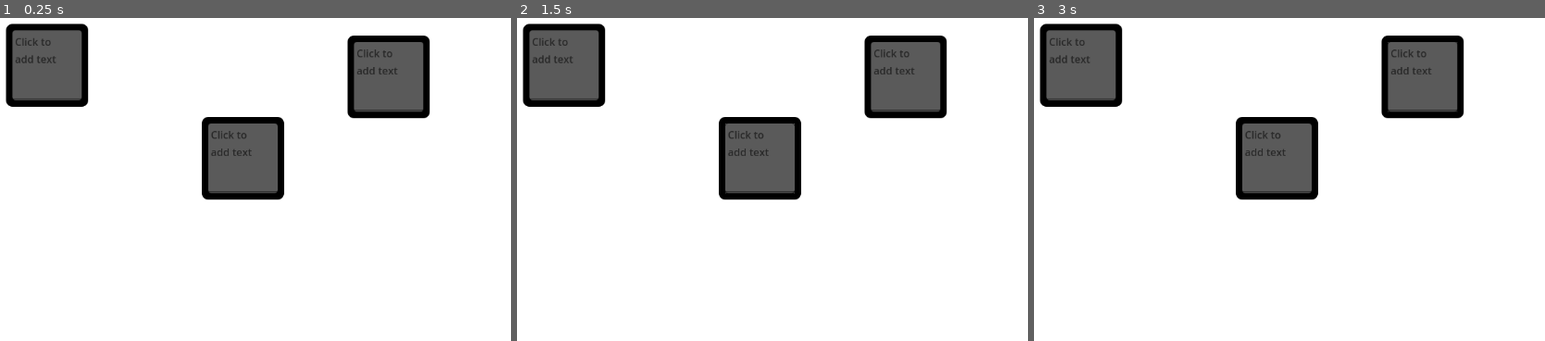
Above: before the commit, frames 1-3 (left to right).
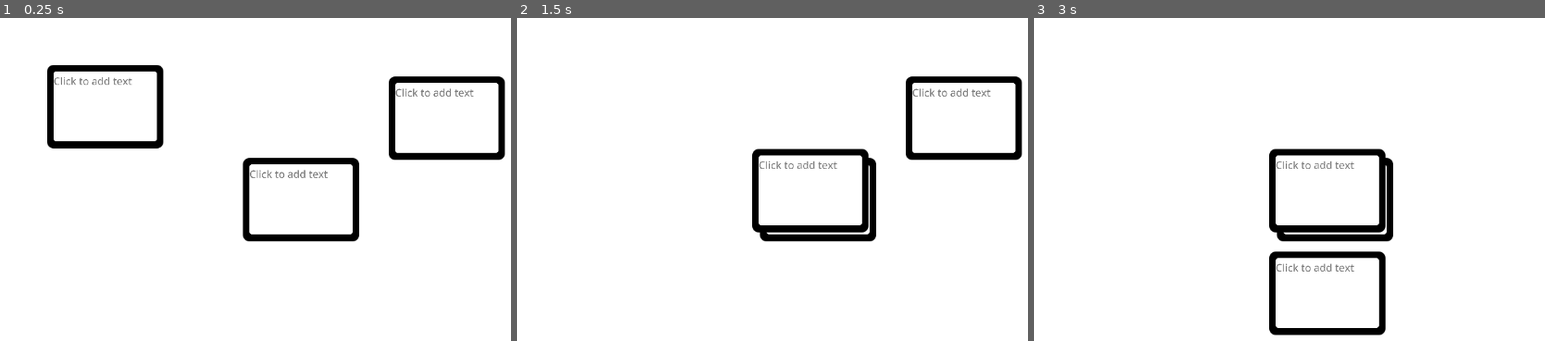
Above: after the commit, the same moments.

Repository: Shuflduf/Flow-Chart
Game: Godot game, scene res://scenes/main.tscn
Same seed, same stepped clock (60 frames per second), same inputs: the game is played once before the commit and once after it.
Inputs (mouse positions are in pixels of both pictures, inside the frame that each line leads up to):
- Up to frame 1 (0.25 s): no input
- Up to frame 2 (1.5 s): tap Enter at 0.5 s; move the mouse to (562, 66) at 0.52 s; press the mouse at (562, 66) at 0.53 s; tap Space at 1.25 s; move the mouse to (762, 156) at 1.27 s; release the mouse at (762, 156) at 1.28 s; click (762, 156) at 1.35 s
- Up to frame 3 (3 s): tap Enter at 2 s; move the mouse to (1422, 76) at 2.02 s; press the mouse at (1422, 76) at 2.03 s; tap Space at 2.75 s; move the mouse to (1274, 253) at 2.77 s; release the mouse at (1274, 253) at 2.78 s; click (1274, 253) at 2.85 s

The runs differ from the first frame. In frame 1, 16% of the frame differs, in the area x 1-99%, y 1-70%; in frame 2, 16%; in frame 3, 16%.

Commit message:
resizable nodes
not in the gui tho

Diff:
--- a/resources/default_settings.tres
+++ b/resources/default_settings.tres
@@ -7,3 +7,4 @@
 grid = true
 mouse_margin = 10.0
 grid_resolution = 32
+double_click_time = 0.3
--- /dev/null
+++ b/resources/textedit.tres
@@ -0,0 +1,8 @@
+[gd_resource type="StyleBoxFlat" format=3 uid="uid://dyrgf00qmr58x"]
+
+[resource]
+bg_color = Color(1, 1, 1, 1)
+corner_radius_top_left = 5
+corner_radius_top_right = 5
+corner_radius_bottom_right = 5
+corner_radius_bottom_left = 5
--- a/scenes/main.tscn
+++ b/scenes/main.tscn
@@ -2,20 +2,38 @@
 
 [ext_resource type="Script" path="res://scripts/main.gd" id="1_pes5c"]
 [ext_resource type="PackedScene" uid="uid://bt8ik1p2capsh" path="res://scenes/node.tscn" id="1_rjsrk"]
-[ext_resource type="PackedScene" uid="uid://dfvfi1ed2ufrb" path="res://scenes/backround.tscn" id="3_j0eno"]
 
-[node name="Node2D" type="Node2D"]
+[sub_resource type="StyleBoxFlat" id="StyleBoxFlat_l7x4y"]
+bg_color = Color(1, 1, 1, 1)
+
+[node name="Panel" type="Panel"]
+z_index = -4096
+anchors_preset = 15
+anchor_right = 1.0
+anchor_bottom = 1.0
+grow_horizontal = 2
+grow_vertical = 2
+mouse_filter = 2
+theme_override_styles/panel = SubResource("StyleBoxFlat_l7x4y")
 script = ExtResource("1_pes5c")
 
 [node name="Node" parent="." instance=ExtResource("1_rjsrk")]
-position = Vector2(219, 157)
+layout_mode = 1
+offset_left = 283.512
+offset_top = 221.152
+offset_right = 284.488
+offset_bottom = 221.848
 
 [node name="Node2" parent="." instance=ExtResource("1_rjsrk")]
-position = Vector2(524, 302)
+layout_mode = 1
+offset_left = 588.512
+offset_top = 366.152
+offset_right = 589.488
+offset_bottom = 366.848
 
 [node name="Node3" parent="." instance=ExtResource("1_rjsrk")]
-position = Vector2(751, 175)
-
-[node name="Backround" parent="." instance=ExtResource("3_j0eno")]
-layer = -128
-metadata/_edit_use_anchors_ = true
+layout_mode = 1
+offset_left = 815.512
+offset_top = 239.152
+offset_right = 816.488
+offset_bottom = 239.848
--- a/scenes/node.tscn
+++ b/scenes/node.tscn
@@ -1,9 +1,8 @@
-[gd_scene load_steps=5 format=3 uid="uid://bt8ik1p2capsh"]
+[gd_scene load_steps=6 format=3 uid="uid://bt8ik1p2capsh"]
 
 [ext_resource type="Script" path="res://scripts/node.gd" id="1_33khk"]
-
-[sub_resource type="RectangleShape2D" id="RectangleShape2D_c2ino"]
-size = Vector2(128, 128)
+[ext_resource type="FontFile" uid="uid://b84rrip7gr1t1" path="res://assets/fonts/OPENSANS-MEDIUM.TTF" id="2_l54e1"]
+[ext_resource type="StyleBox" uid="uid://dyrgf00qmr58x" path="res://resources/textedit.tres" id="3_3as4h"]
 
 [sub_resource type="StyleBoxFlat" id="StyleBoxFlat_m7f50"]
 bg_color = Color(0, 0, 0, 1)
@@ -19,52 +18,45 @@
 corner_radius_bottom_right = 5
 corner_radius_bottom_left = 5
 
-[node name="Node" type="Area2D"]
-script = ExtResource("1_33khk")
-
-[node name="CollisionShape2D" type="CollisionShape2D" parent="."]
-shape = SubResource("RectangleShape2D_c2ino")
-
-[node name="CanvasLayer" type="CanvasLayer" parent="."]
-visible = false
-
-[node name="PanelContainer" type="PanelContainer" parent="."]
+[node name="Node" type="PanelContainer"]
 anchors_preset = -1
 anchor_left = -0.056
 anchor_top = -0.099
-anchor_right = 0.056
-anchor_bottom = 0.099
-offset_left = -64.0
-offset_top = -64.0
-offset_right = 64.0
-offset_bottom = 65.0
+anchor_right = 0.100271
+anchor_bottom = 0.100543
+offset_left = -0.487999
+offset_top = 0.152008
+offset_right = 0.487999
+offset_bottom = 0.847992
 theme_override_styles/panel = SubResource("StyleBoxFlat_m7f50")
+script = ExtResource("1_33khk")
+metadata/_edit_use_anchors_ = true
 
-[node name="MarginContainer" type="MarginContainer" parent="PanelContainer"]
+[node name="MarginContainer" type="MarginContainer" parent="."]
 layout_mode = 2
 theme_override_constants/margin_left = 10
 theme_override_constants/margin_top = 10
 theme_override_constants/margin_right = 10
 theme_override_constants/margin_bottom = 10
 
-[node name="PanelContainer" type="PanelContainer" parent="PanelContainer/MarginContainer"]
+[node name="PanelContainer" type="PanelContainer" parent="MarginContainer"]
 layout_mode = 2
 theme_override_styles/panel = SubResource("StyleBoxFlat_ip8l5")
 
-[node name="TextEdit" type="TextEdit" parent="PanelContainer/MarginContainer/PanelContainer"]
+[node name="TextEdit" type="TextEdit" parent="MarginContainer/PanelContainer"]
 unique_name_in_owner = true
 layout_mode = 2
 mouse_filter = 1
-theme_override_colors/background_color = Color(0, 0, 0, 0)
 theme_override_colors/font_color = Color(0, 0, 0, 1)
 theme_override_colors/font_readonly_color = Color(0, 0, 0, 1)
-theme_override_colors/font_placeholder_color = Color(0.158472, 0.158472, 0.158472, 1)
+theme_override_colors/font_placeholder_color = Color(0.109804, 0.109804, 0.109804, 0.580392)
+theme_override_fonts/font = ExtResource("2_l54e1")
+theme_override_styles/normal = ExtResource("3_3as4h")
+theme_override_styles/read_only = ExtResource("3_3as4h")
 placeholder_text = "Click to add text"
 editable = false
 selecting_enabled = false
 wrap_mode = 1
 scroll_smooth = true
 
-[connection signal="input_event" from="." to="." method="_on_input_event"]
-[connection signal="focus_exited" from="PanelContainer/MarginContainer/PanelContainer/TextEdit" to="." method="_on_text_edit_focus_exited"]
-[connection signal="gui_input" from="PanelContainer/MarginContainer/PanelContainer/TextEdit" to="." method="_on_text_edit_gui_input"]
+[connection signal="gui_input" from="." to="." method="_on_gui_input"]
--- a/scripts/main.gd
+++ b/scripts/main.gd
@@ -1,4 +1,4 @@
-extends Node2D
+extends Control
 
 var actual_pos : Vector2
 var grid_pos : Vector2i
--- a/scripts/node.gd
+++ b/scripts/node.gd
@@ -1,5 +1,5 @@
 class_name FlowChartNode
-extends Area2D
+extends Control
 
 signal picked_up
 
@@ -7,9 +7,11 @@
 
 var local_mouse_offset: Vector2
 
-func _on_input_event(_viewport, event: InputEvent, _shape_idx):
+func _on_gui_input(event):
 	if event.is_action_pressed("mouse_left"):
-		local_mouse_offset = -(event.position - global_position)
+
+		local_mouse_offset = -event.position
+		print(local_mouse_offset)
 
 		var moving := false
 		while !moving and holding_down():
Binary file added: assets/fonts/OPENSANS-BOLD.TTF
Not shown, added: assets/fonts/OPENSANS-BOLD.TTF.import
Binary file added: assets/fonts/OPENSANS-BOLDITALIC.TTF
Not shown, added: assets/fonts/OPENSANS-BOLDITALIC.TTF.import
Binary file added: assets/fonts/OPENSANS-EXTRABOLD.TTF
Not shown, added: assets/fonts/OPENSANS-EXTRABOLD.TTF.import
Binary file added: assets/fonts/OPENSANS-EXTRABOLDITALIC.TTF
Not shown, added: assets/fonts/OPENSANS-EXTRABOLDITALIC.TTF.import
Binary file added: assets/fonts/OPENSANS-ITALIC.TTF
Not shown, added: assets/fonts/OPENSANS-ITALIC.TTF.import
Binary file added: assets/fonts/OPENSANS-LIGHT.TTF
Not shown, added: assets/fonts/OPENSANS-LIGHT.TTF.import
(and 12 more such lines)
